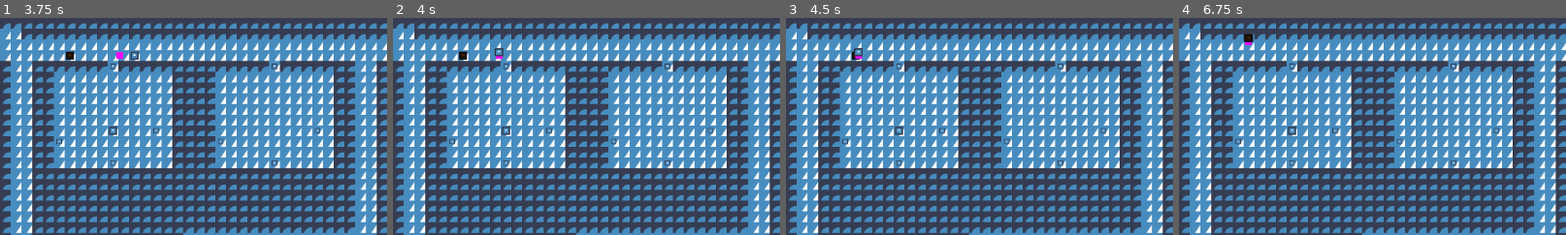
Above: before the commit, frames 1-4 (left to right).
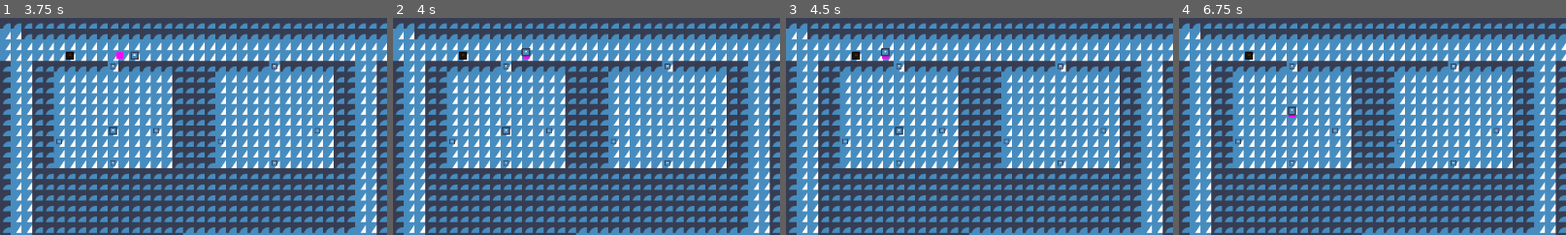
Above: after the commit, the same moments.

Repository: Nathpett/City-Navigation-Project
Game: Godot game, scene res://main.tscn
Two runs of this game, one before a commit and one after it. Both use one fixed random seed, a clock stepped at 60 frames per second and the inputs below. The engine's default icon, where the game draws it, is replaced by a stand-in: a white triangle on a blue panel in a dark square.
Inputs:
- Up to frame 1 (3.75 s): tap Enter at 0.5, 2, 3.5 s; tap Space at 1.25, 2.75 s
- Up to frame 2 (4 s): no input
- Up to frame 3 (4.5 s): no input
- Up to frame 4 (6.75 s): tap Space at 5 s
The pictures show only the part of the screen within x 0-50%, y 0-50%; the shares and areas given below are measured in that part.

Frame 1 is identical in both runs. In frame 2, 0.2% of the frame differs, in the area x 26-36%, y 13-20%; in frame 3, 0.2%; in frame 4, 0.4%, in the area x 16-31%, y 7-55%.

Commit message:
fixed bug

Diff:
--- a/state/npc_states/porter.gd
+++ b/state/npc_states/porter.gd
@@ -1,5 +1,6 @@
 extends State
 
+var sub_state
 
 func enter() -> void:
 	call_deferred("state_logic")
@@ -7,11 +8,11 @@
 
 func state_logic() -> void:
 	while true:
-		state_machine.push_state("wander_and_find", {"exit_criteria": "thing"})
-		await state_machine.state_concluded
+		sub_state = state_machine.push_state("wander_and_find", {"exit_criteria": "thing"})
+		await sub_state.state_concluded
 
-		state_machine.push_state("seek", {"target": state_owner.get_meta("target")})
-		await state_machine.state_concluded # TODO NEXT THIS FUCKS UP WHEN OTHER STATES ARE PUSHED
+		sub_state = state_machine.push_state("seek", {"target": state_owner.get_meta("target")})
+		await sub_state.state_concluded # TODO NEXT THIS FUCKS UP WHEN OTHER STATES ARE PUSHED
 
 		var ported_item
 		if state_owner.state_successful:
@@ -20,11 +21,11 @@
 		else:
 			continue
 
-		state_machine.push_state("wander_and_find", {"exit_criteria": "box"})
-		await state_machine.state_concluded
+		sub_state = state_machine.push_state("wander_and_find", {"exit_criteria": "box"})
+		await sub_state.state_concluded
 
 		var box = state_owner.get_meta("target")
-		state_machine.push_state("seek", {"target": box})
-		await state_machine.state_concluded
+		sub_state = state_machine.push_state("seek", {"target": box})
+		await sub_state.state_concluded
 
 		box.store(ported_item)
--- a/state/state_machine.gd
+++ b/state/state_machine.gd
@@ -1,13 +1,11 @@
 class_name StateMachine
 extends Node
-
-signal state_concluded
 
 var state
 var state_stack: Array
 
 
-func push_state(state_name, parameters = null, overwrite = false) -> void:
+func push_state(state_name, parameters = null, overwrite = false):
 	if state != null and !state.is_queued_for_deletion():
 		if overwrite:
 			state.exit()
@@ -26,13 +24,14 @@
 		state.parameters = parameters
 	state.enter()
 
+	return state
+
 
 func _on_state_concluded() -> void:
 	state.exit()
 	if len(state_stack) > 0:
 		state = state_stack.pop_back()
 		state.unpause()
-	emit_signal("state_concluded")
 
 
 func _get_state_script(state_name: String):
